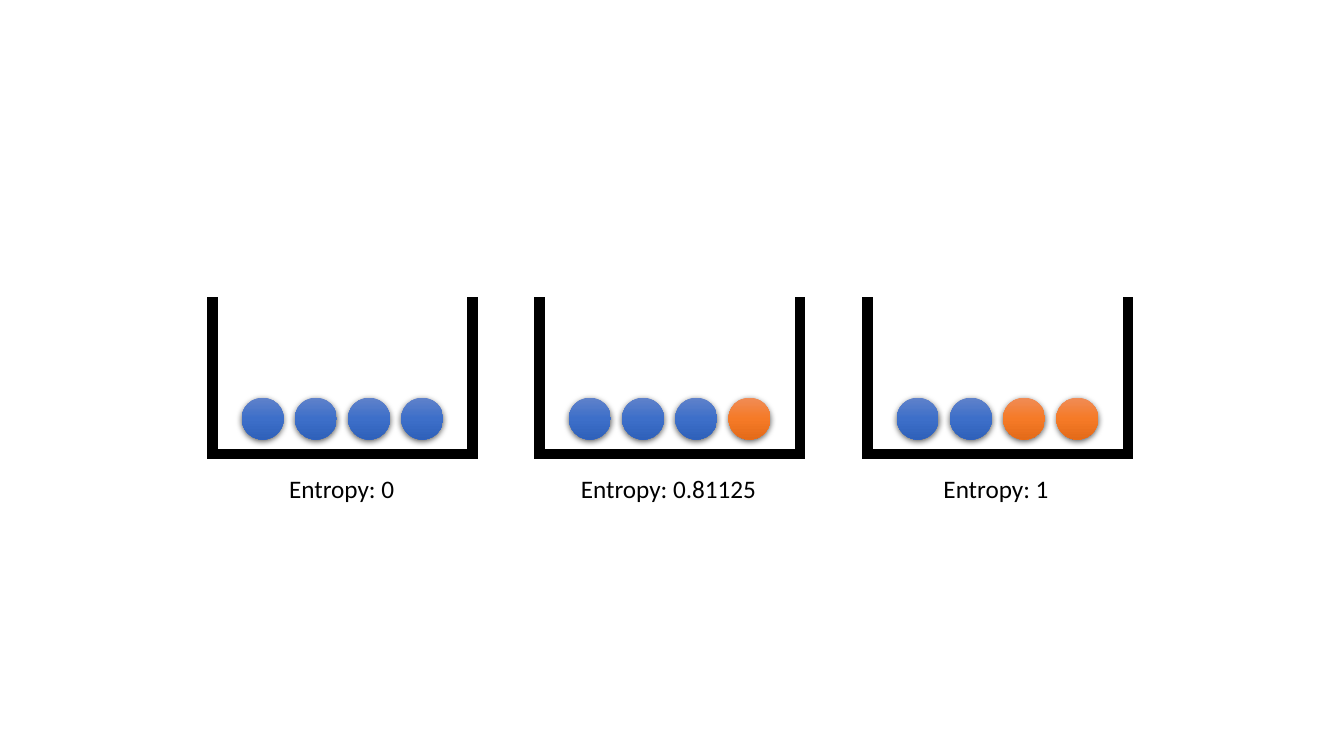
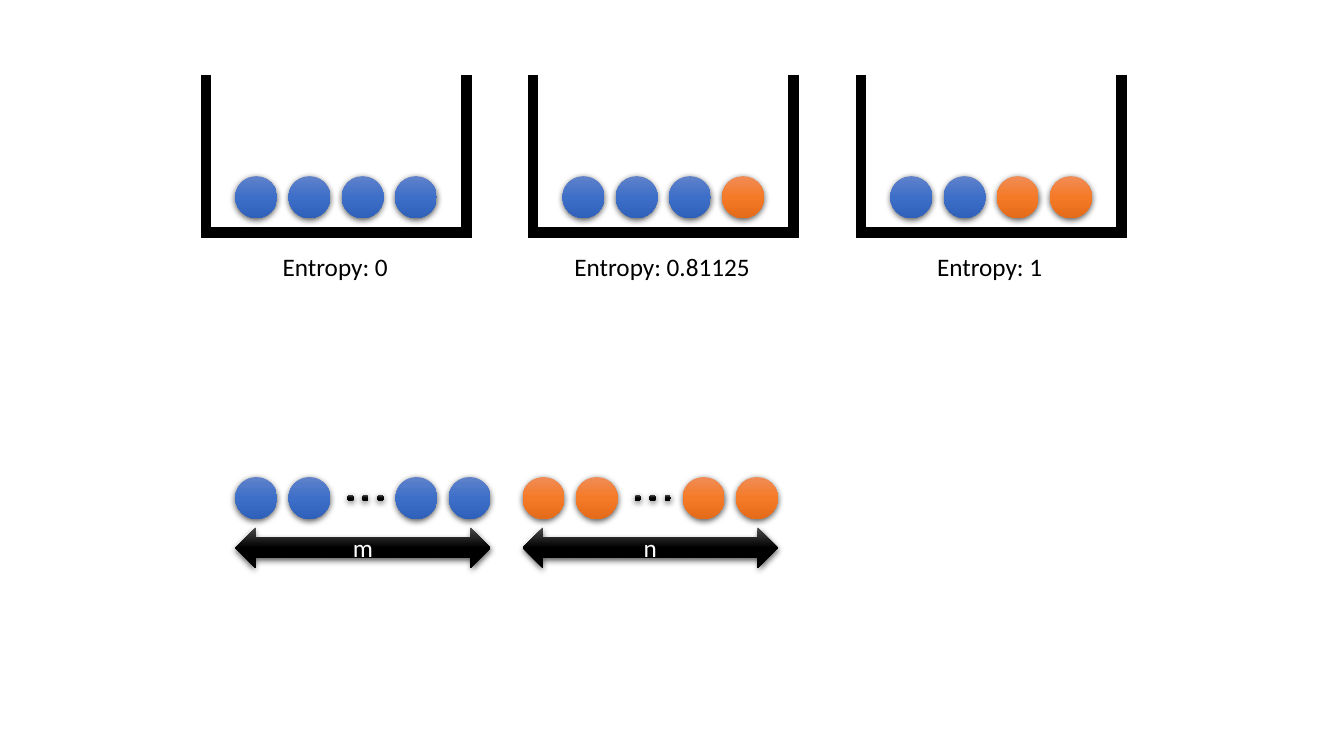
Before and after one commit to deflagg/ArtificialNeuralNetworkStudy, a slide deck: slide 21 of ANN Diagram.pptx. Drawn at 1344x756 pixels with LibreOffice and Linux fonts; fonts in the diff are those of the drawing. Boxes give left, top, right and bottom in pixels: in the first picture for what was removed or moved away, otherwise in the second. Text is boxed around its words. In the diff, an @@ line names an element or a change of style, - is before the commit and + after.

```diff
--- a/ANN Diagram.pptx
+++ b/ANN Diagram.pptx
@@ 12 ellipses, 9 rectangles, 3 texts: place and size @@
-12 ellipses, 9 rectangles, 3 texts at <box>208,297,1132,502</box>
+12 ellipses, 9 rectangles, 3 texts at <box>202,76,1126,280</box>
@@ ellipse added at <box>235,477,277,519</box>, fill gradient #6183CB to #3E70CA to #3062BB @@
@@ ellipse added at <box>288,477,331,519</box>, fill gradient #6183CB to #3E70CA to #3062BB @@
@@ ellipse added at <box>395,477,438,519</box>, fill gradient #6183CB to #3E70CA to #3062BB @@
@@ ellipse added at <box>449,477,491,519</box>, fill gradient #6183CB to #3E70CA to #3062BB @@
@@ ellipse added at <box>522,477,565,519</box>, fill gradient #F18C57 to #F67B28 to #E56C19 @@
@@ ellipse added at <box>576,477,618,519</box>, fill gradient #F18C57 to #F67B28 to #E56C19 @@
@@ ellipse added at <box>683,477,725,519</box>, fill gradient #F18C57 to #F67B28 to #E56C19 @@
@@ ellipse added at <box>736,477,778,519</box>, fill gradient #F18C57 to #F67B28 to #E56C19 @@
@@ ellipse added at <box>348,495,354,501</box>, fill gradient #4B4B4B to #000000 @@
@@ ellipse added at <box>362,495,368,501</box>, fill gradient #4B4B4B to #000000 @@
@@ ellipse added at <box>377,495,383,501</box>, fill gradient #4B4B4B to #000000 @@
@@ ellipse added at <box>635,495,641,501</box>, fill gradient #4B4B4B to #000000 @@
@@ ellipse added at <box>649,495,655,501</box>, fill gradient #4B4B4B to #000000 @@
@@ ellipse added at <box>664,495,670,501</box>, fill gradient #4B4B4B to #000000 @@
@@ left right arrow added at <box>235,527,490,568</box>, fill gradient #4B4B4B to #000000, 18 pt, text #FFFFFF @@
+m
@@ left right arrow added at <box>522,527,777,568</box>, fill gradient #4B4B4B to #000000, 18 pt, text #FFFFFF @@
+n
```
Also in this commit, not shown: 1 slide added, 6 other files.
